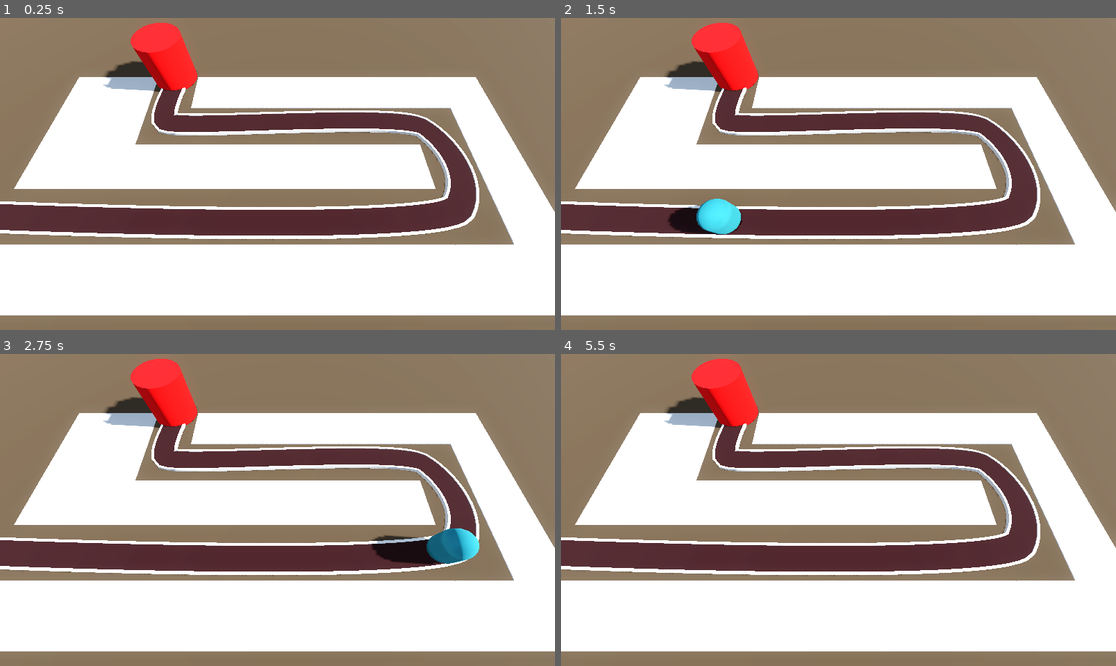
Above: before the commit, frames 1-4 (two rows, left to right).
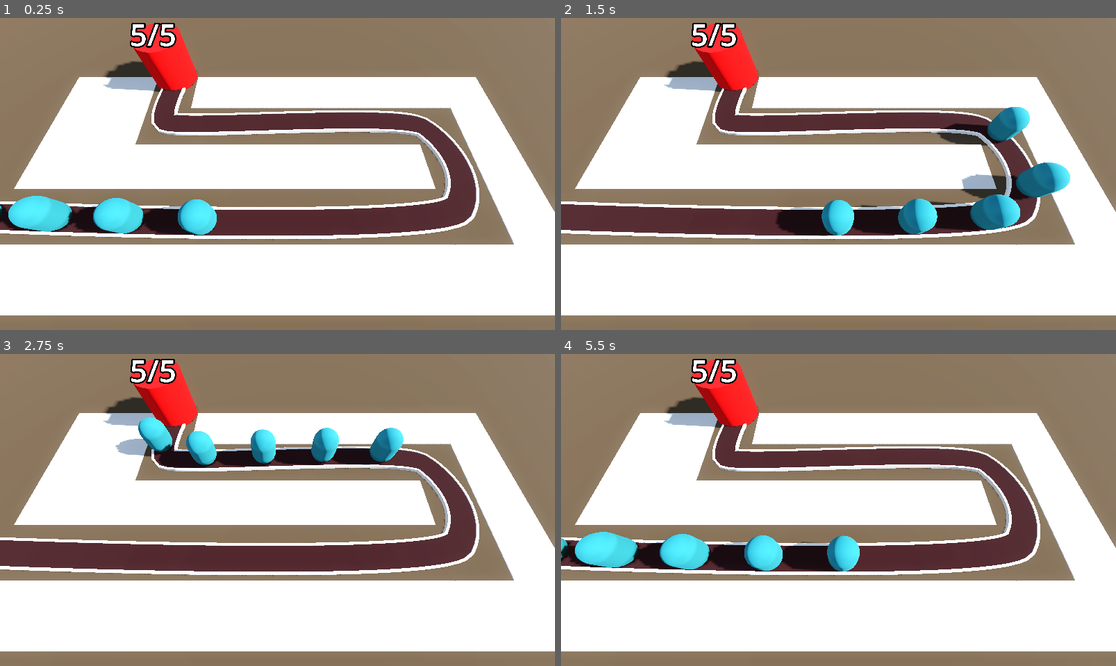
Above: after the commit, the same moments.

Repository: mje819/Barbarian-Blaster
Game: Godot game, scene res://base_level.tscn
Two runs of this game, one before a commit and one after it. Both use one fixed random seed, a clock stepped at 60 frames per second and the inputs below.
Inputs:
- Up to frame 1 (0.25 s): no input
- Up to frame 2 (1.5 s): no input
- Up to frame 3 (2.75 s): no input
- Up to frame 4 (5.5 s): no input

The runs differ from the first frame. In frame 1, 3.9% of the frame differs, in the area x 0-40%, y 1-70%; in frame 2, 8.1%, in the area x 19-92%, y 1-70%; in frame 3, 6.1%; in frame 4, 5.2%.

Commit message:
add health label

Diff:
--- a/Base/base.gd
+++ b/Base/base.gd
@@ -1,5 +1,20 @@
 extends Node3D
 class_name Base
 
+@onready var label_3d: Label3D = $Label3D
+@export var max_health := 5
+var health : int :
+	set(new_health):
+		health = new_health
+		label_3d.text = str(new_health) + "/" + str(max_health)
+		if health == 0:
+			await get_tree().create_timer(1).timeout
+			get_tree().reload_current_scene()
+
+func _ready() -> void:
+	health = max_health
+	label_3d.text = str(max_health) + "/" + str(max_health)
+
 func take_damage() -> void:
+	health -= 1
 	print("damage taken by base")
--- a/Base/base.tscn
+++ b/Base/base.tscn
@@ -14,3 +14,11 @@
 height = 4.0
 sides = 32
 material = SubResource("StandardMaterial3D_ftfrf")
+
+[node name="Label3D" type="Label3D" parent="."]
+transform = Transform3D(1, 0, 0, 0, 1, 0, 0, 0, 1, -0.10114956, 4.2094073, 0)
+billboard = 1
+no_depth_test = true
+text = "5"
+font_size = 500
+outline_size = 100
--- a/base_level.tscn
+++ b/base_level.tscn
@@ -110,7 +110,27 @@
 
 [node name="Enemy" parent="Path3D" instance=ExtResource("2_5vx1e")]
 transform = Transform3D(-0.050018523, 4.631245e-07, -0.9987239, 1.421047e-14, 0.99999374, 4.6369655e-07, 0.9987211, 2.3194453e-08, -0.050018664, -30.019, 0, 5.728)
-speed = 15.0
+speed = 20.0
+
+[node name="Enemy2" parent="Path3D" instance=ExtResource("2_5vx1e")]
+transform = Transform3D(-0.04193754, 3.9631138e-07, -0.9990958, -3.4809116e-09, 0.99999374, 3.9679932e-07, 0.999093, 2.0119463e-08, -0.04193766, -25.024351, -2.113826e-06, 5.953372)
+progress = 5.0
+speed = 20.0
+
+[node name="Enemy3" parent="Path3D" instance=ExtResource("2_5vx1e")]
+transform = Transform3D(-0.036379177, 3.503544e-07, -0.99931353, -5.5600156e-09, 0.99999374, 3.507825e-07, 0.99931073, 1.8318211e-08, -0.03637928, -20.027962, -3.9834135e-06, 6.149238)
+progress = 10.0
+speed = 20.0
+
+[node name="Enemy4" parent="Path3D" instance=ExtResource("2_5vx1e")]
+transform = Transform3D(-0.030248495, 2.9966742e-07, -0.999518, -7.556446e-09, 0.99999374, 3.000279e-07, 0.9995152, 1.6628947e-08, -0.030248579, -15.030746, -5.6137756e-06, 6.3162103)
+progress = 15.0
+speed = 20.0
+
+[node name="Enemy5" parent="Path3D" instance=ExtResource("2_5vx1e")]
+transform = Transform3D(-0.02276822, 2.378206e-07, -0.9997164, -9.569827e-09, 0.99999374, 2.3809591e-07, 0.9997136, 1.4988812e-08, -0.022768283, -10.03253, -6.9652983e-06, 6.4495015)
+progress = 20.0
+speed = 20.0
 
 [node name="Base" parent="." instance=ExtResource("3_eesb3")]
 transform = Transform3D(1, 0, 0, 0, 1, 0, 0, 0, 1, -10.127884, 0, -7.9744897)
